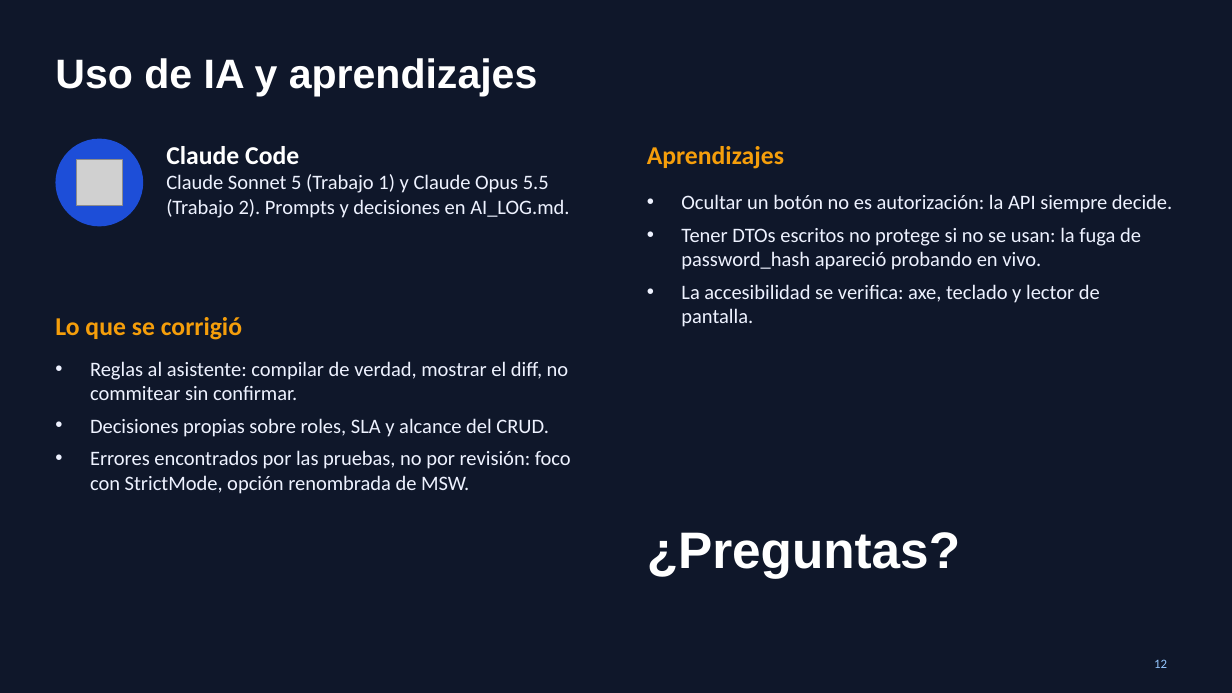
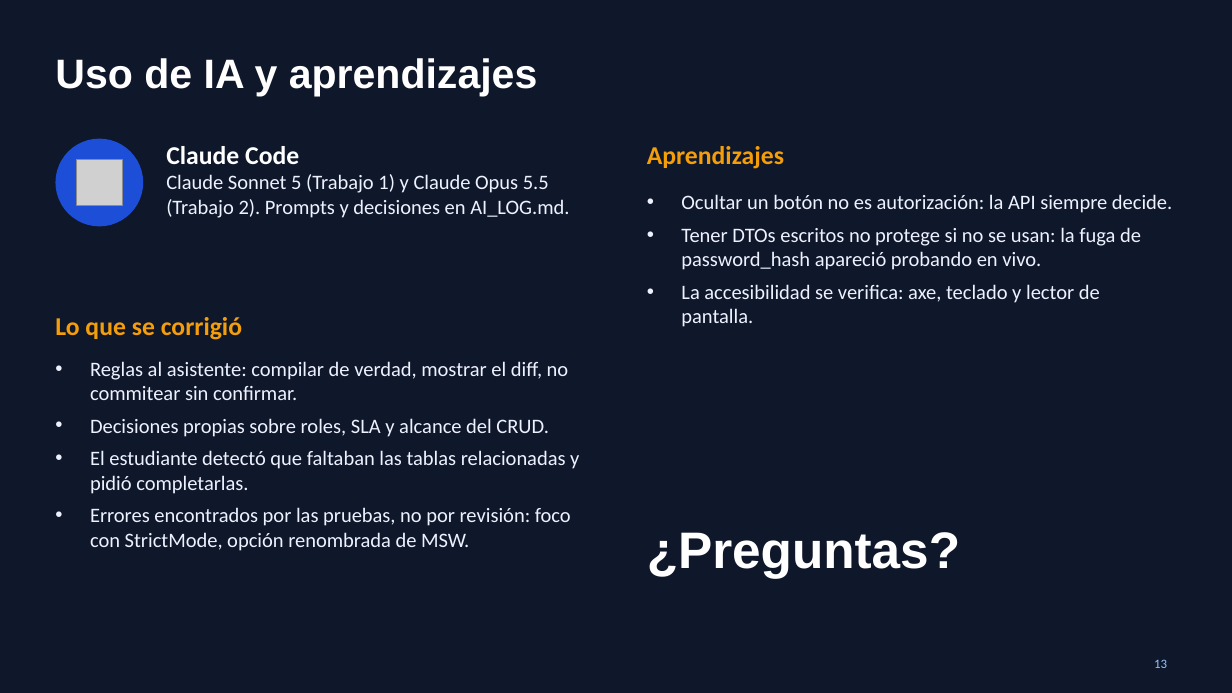
Before and after one commit to bastiovalleipvg/SentryGuard, a slide deck: slide 13 of docs/Presentacion_Trabajo2.pptx (slide 12 before the commit). Drawn at 1232x693 pixels with LibreOffice and Linux fonts; fonts in the diff are those of the drawing; grey boxes stand for pictures. Boxes give left, top, right and bottom in pixels: in the first picture for what was removed or moved away, otherwise in the second. Text is boxed around its words. In the diff, an @@ line names an element or a change of style, - is before the commit and + after.

Commit message:
docs: informe, presentacion, evidencias y bitacora de IA con las tablas relacionadas
- README con funcionalidades por rol y conteos de pruebas actualizados
- CAMBIOS_API_TRABAJO1 (filas 15 a 24), informe .md y .docx, presentacion (13 diapositivas)
- verificar-seguridad.mjs con 10 controles nuevos (29) y RUT de prueba con DV valido
- Evidencias regeneradas: pruebas, axe en 15 vistas, capturas nuevas y npm audit
- Reemplazo de los guiones largos por una redaccion mas natural

```diff
--- a/docs/Presentacion_Trabajo2.pptx
+++ b/docs/Presentacion_Trabajo2.pptx
@@ text at box(90, 450, 579, 494): paragraph added @@
+• El estudiante detectó que faltaban las tablas relacionadas y pidió completarlas.
@@ page number at box(1154, 659, 1167, 668): text changed @@
-12
+13
```
Also in this commit, not shown: 7 other slides changed, 1 slide added, 44 other files.
